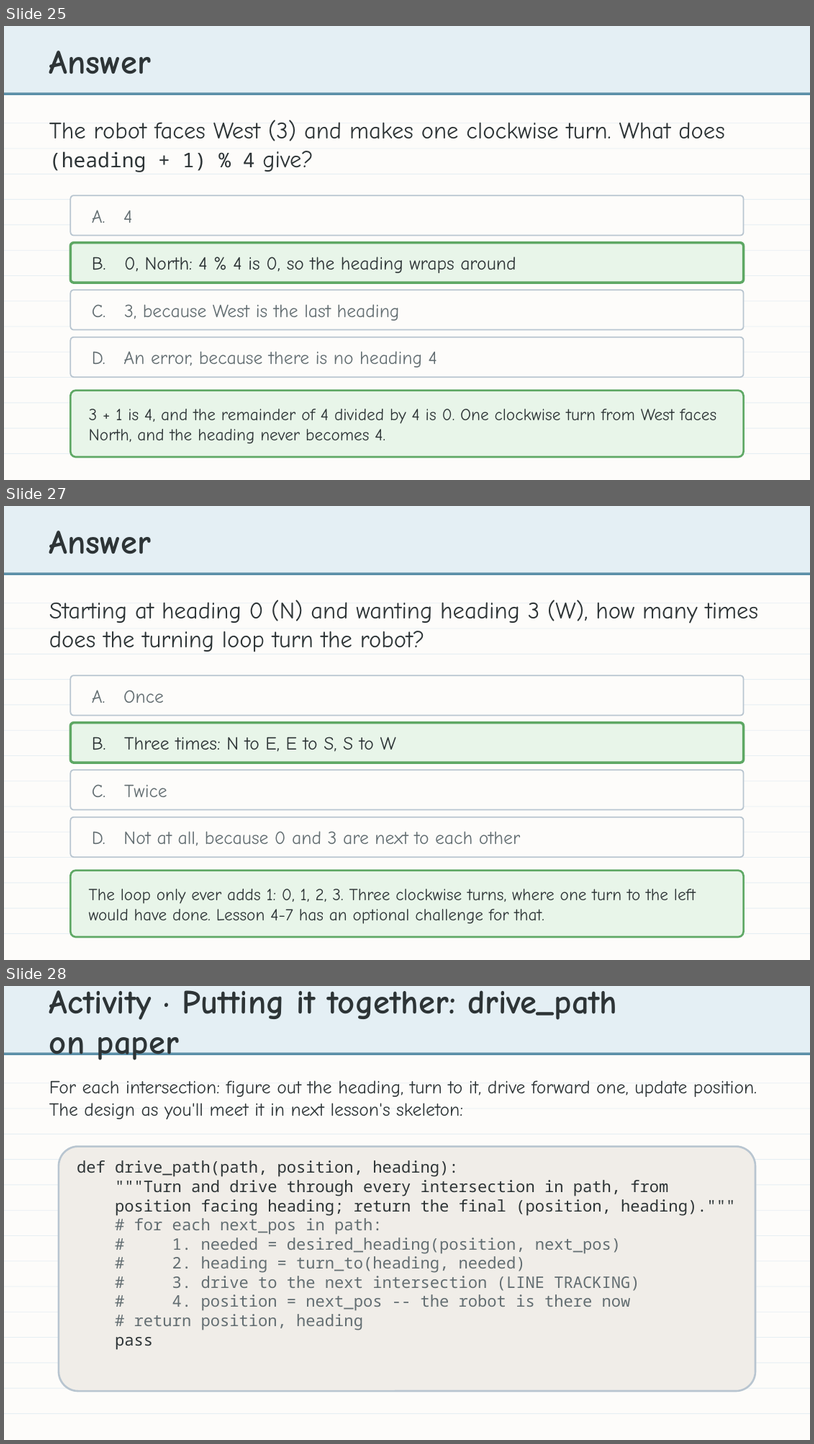
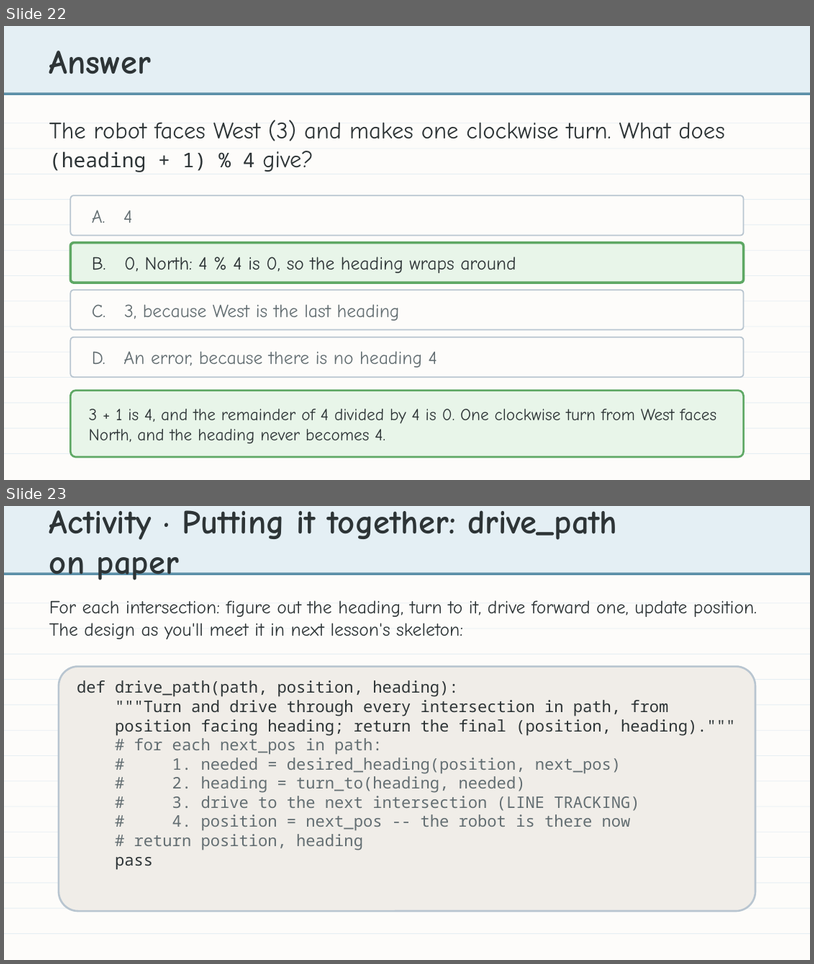
Before and after one commit to bradamiller/LearningPython, a slide deck: static/slides/module-04-manhattan/module-4-lesson-06-the-challenge-of-turning.pptx. Shown one above the other, each under a label of ours: slides 25, 27 and 28 before the commit, slides 22 and 23 after it; the slides between them are not shown. The pictures are 814x1444 and 814x964 pixels, drawn with LibreOffice and Linux fonts; fonts in the diff are those of the drawing. Boxes give left, top, right and bottom in pixels: in the first picture for what was removed or moved away, otherwise in the second. Text is boxed around its words. In the diff, an @@ line names an element or a change of style, - is before the commit and + after.

```diff
--- a/static/slides/module-04-manhattan/module-4-lesson-06-the-challenge-of-turning.pptx
+++ b/static/slides/module-04-manhattan/module-4-lesson-06-the-challenge-of-turning.pptx
@@ slide 27 removed at [4,506,810,960], background #FDFCFA @@
@@ rectangle removed at [4,506,810,572] @@
@@ text removed at [49,530,151,554] @@
-Answer
@@ rectangle removed at [4,572,810,575] @@
@@ rectangle removed at [4,602,810,603] @@
@@ text removed at [49,600,759,652] @@
-Starting at heading 0 (N) and wanting heading 3 (W), how many times does the turning loop turn the robot?
@@ rectangle removed at [4,628,810,629] @@
@@ rectangle removed at [4,654,810,654] @@
@@ rounded rectangle removed at [70,675,744,716] @@
@@ rectangle removed at [4,679,810,680] @@
@@ text removed at [92,690,164,703] @@
-A. Once
@@ rectangle removed at [4,705,810,705] @@
@@ rectangle removed at [4,730,810,731] @@
@@ rounded rectangle removed at [70,723,744,762] @@
@@ text removed at [92,736,396,752] @@
-B. Three times: N to E, E to S, S to W
@@ rectangle removed at [4,755,810,756] @@
@@ rectangle removed at [4,780,810,781] @@
@@ rounded rectangle removed at [70,770,744,810] @@
@@ text removed at [92,784,167,797] @@
-C. Twice
@@ rectangle removed at [4,806,810,807] @@
@@ rounded rectangle removed at [70,817,744,857] @@
@@ rectangle removed at [4,831,810,832] @@
@@ text removed at [92,831,520,846] @@
-D. Not at all, because 0 and 3 are next to each other
@@ rectangle removed at [4,857,810,857] @@
@@ rounded rectangle removed at [70,870,744,937] @@
@@ rectangle removed at [4,883,810,883] @@
@@ text removed at [89,888,696,924] @@
-The loop only ever adds 1: 0, 1, 2, 3. Three clockwise turns, where one turn to the left would have done. Lesson 4-7 has an optional challenge for that.
@@ rectangle removed at [4,908,810,908] @@
@@ rectangle removed at [4,933,810,934] @@
@@ what was slide 25 is now slide 22 @@
@@ what was slide 28 is now slide 23 @@
```
Also in this commit, not shown: 3 slides changed, 4 other slides removed, 10 other files.
